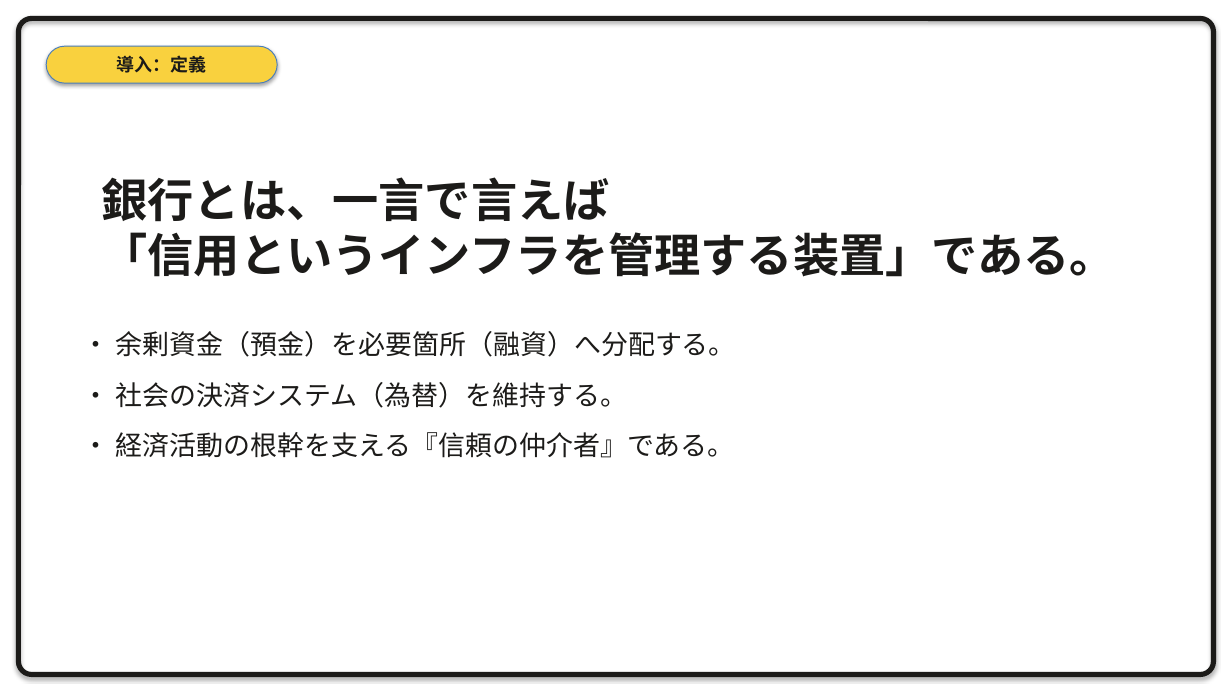
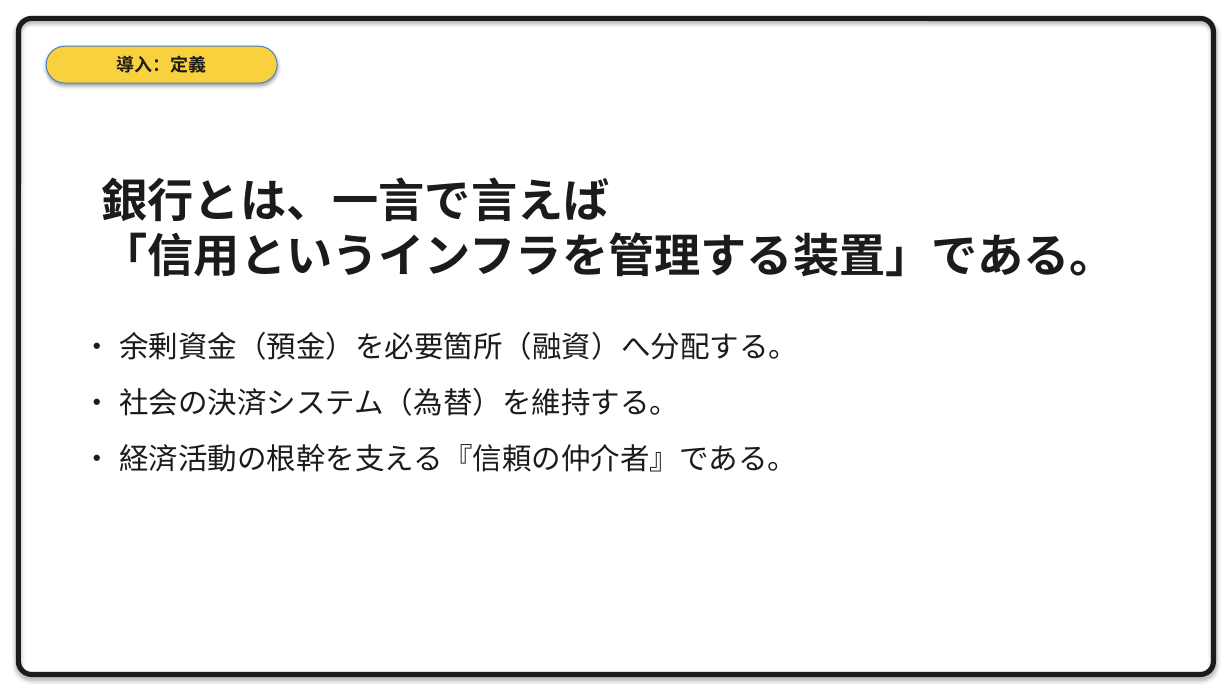
Before and after one commit to xilicrysta/bank-pptx, a slide deck: slide 2 of design-strategy/bank_strategy_presentation.pptx. Drawn at 1232x693 pixels with LibreOffice and Linux fonts; fonts in the diff are those of the drawing. Boxes give left, top, right and bottom in pixels: in the first picture for what was removed or moved away, otherwise in the second. Text is boxed around its words. In the diff, an @@ line names an element or a change of style, - is before the commit and + after.

```diff
--- a/design-strategy/bank_strategy_presentation.pptx
+++ b/design-strategy/bank_strategy_presentation.pptx
@@ text "• 余剰資金（預金）を必要箇所（融資）へ分配する。" at (119, 332, 798, 472): size 21 to 23 pt; more space between paragraphs @@
```
Also in this commit, not shown: 13 other slides changed, 1 other file.
